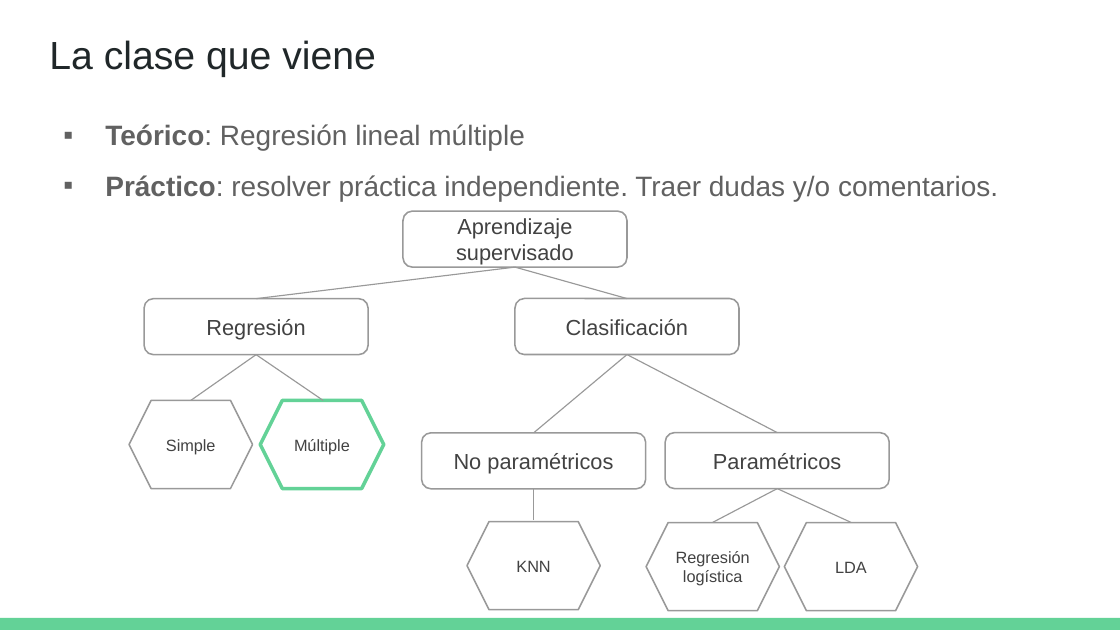
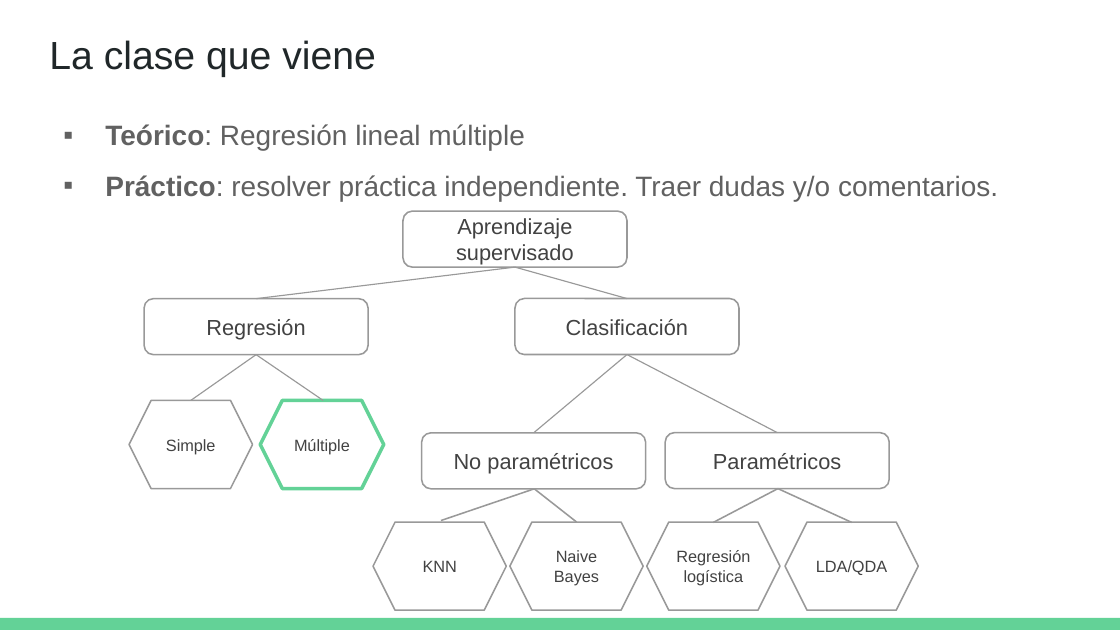
Before and after one commit to DCSCyHD/2023_modulo_3, a slide deck: slide 32 of clase2/teorica_2.pptx. Drawn at 1120x630 pixels with LibreOffice and Linux fonts; fonts in the diff are those of the drawing. Boxes give left, top, right and bottom in pixels: in the first picture for what was removed or moved away, otherwise in the second. Text is boxed around its words. In the diff, an @@ line names an element or a change of style, - is before the commit and + after.

```diff
--- a/clase2/teorica_2.pptx
+++ b/clase2/teorica_2.pptx
@@ line added from (534, 488) to (441, 521), #999999 1 pt @@
@@ line moved from (534, 488) - (534, 520) to (534, 488) - (577, 522) @@
@@ line (534, 488) - (577, 522): stroke #999999 0.75 pt to #999999 1 pt @@
@@ hexagon "KNN": place and size @@
-hexagon "KNN" at bbox=[467, 522, 600, 610]
+hexagon "KNN" at bbox=[373, 522, 506, 610]
@@ hexagon added at bbox=[510, 522, 643, 610], outline #999999 1 pt, 10.5 pt, text #424242 @@
+Naive Bayes
@@ text in hexagon at bbox=[816, 560, 887, 575]: text changed @@
-LDA
+LDA/QDA
```
Also in this commit, not shown: 2 other slides changed.
